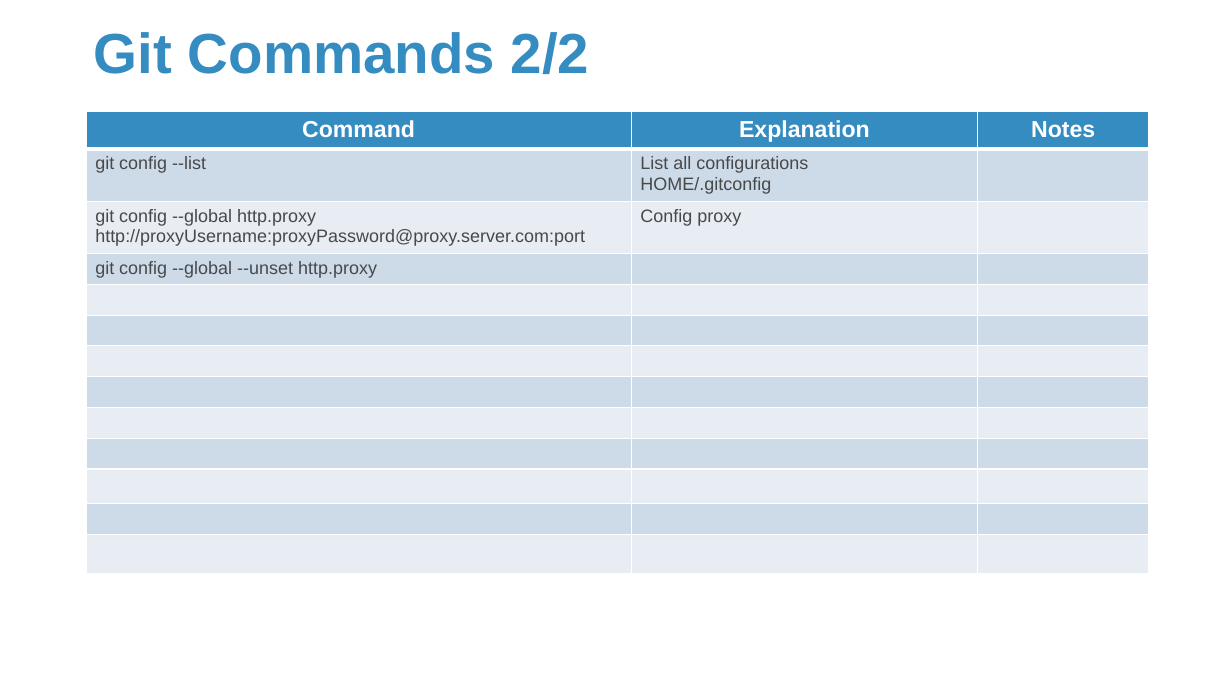
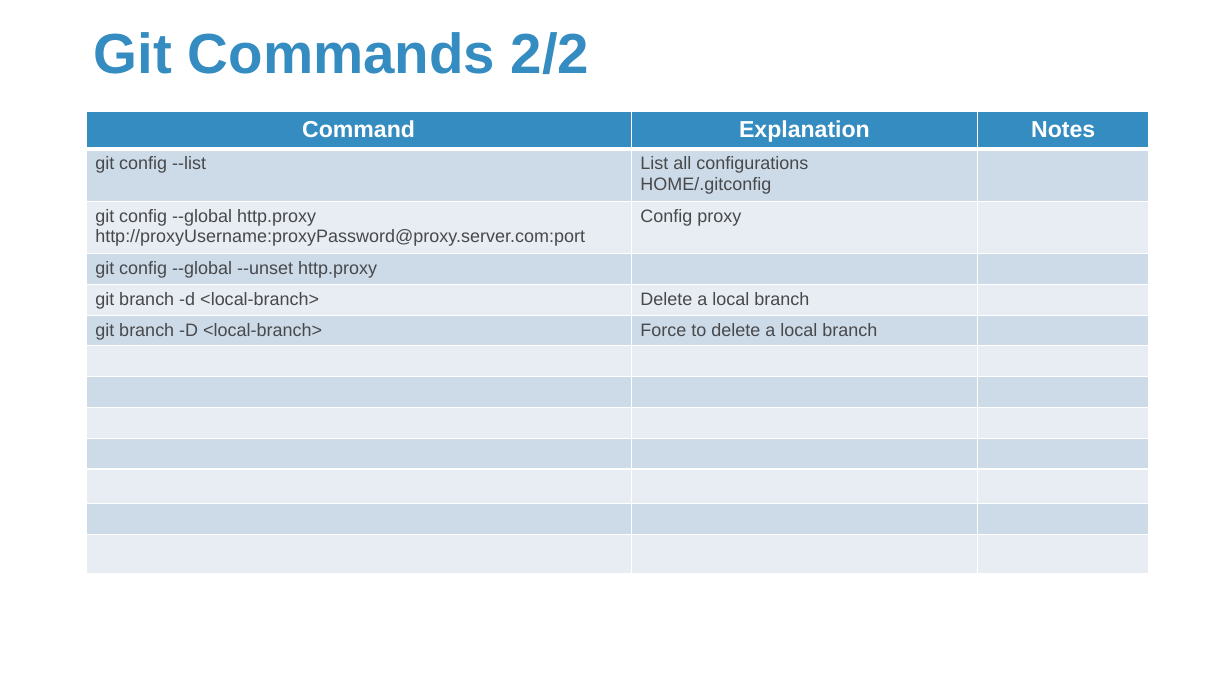
Before and after one commit to Sparks-Lu/TechNotes, a slide deck: slide 17 of Linux/Linux_Notes.pptx. Drawn at 1232x693 pixels with LibreOffice and Linux fonts; fonts in the diff are those of the drawing; background and template pictures are left out. Boxes give left, top, right and bottom in pixels: in the first picture for what was removed or moved away, otherwise in the second. Text is boxed around its words. In the diff, an @@ line names an element or a change of style, - is before the commit and + after.

```diff
--- a/Linux/Linux_Notes.pptx
+++ b/Linux/Linux_Notes.pptx
@@ table at (86,112,1149,693) @@
+row 5: git branch -d <local-branch> | Delete a local branch | 
+row 6: git branch -D <local-branch> | Force to delete a local branch | 
-row 12:  |  | 
-row 13:  |  | 
```
Also in this commit, not shown: 3 other slides changed, 1 slide added, 9 other files.
